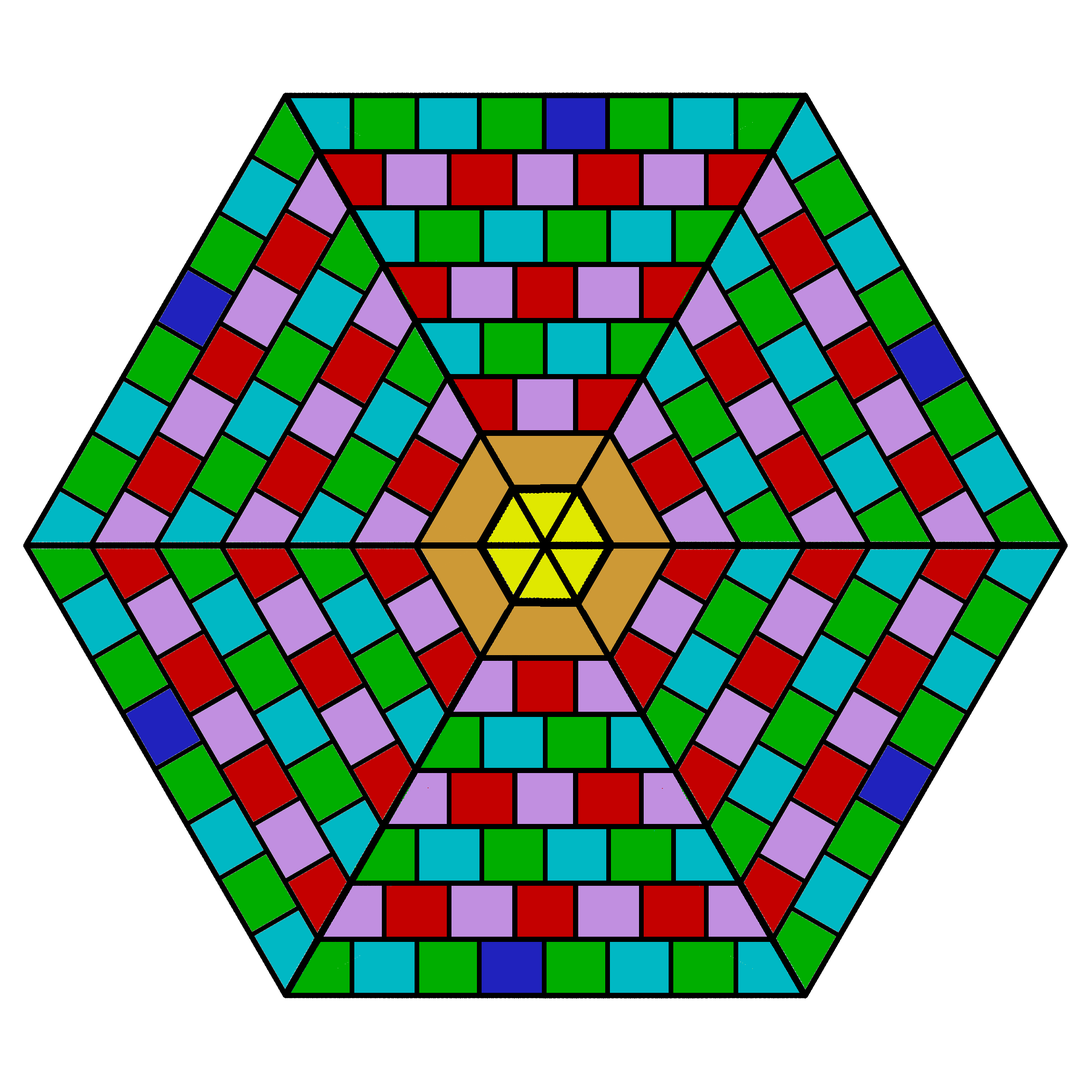
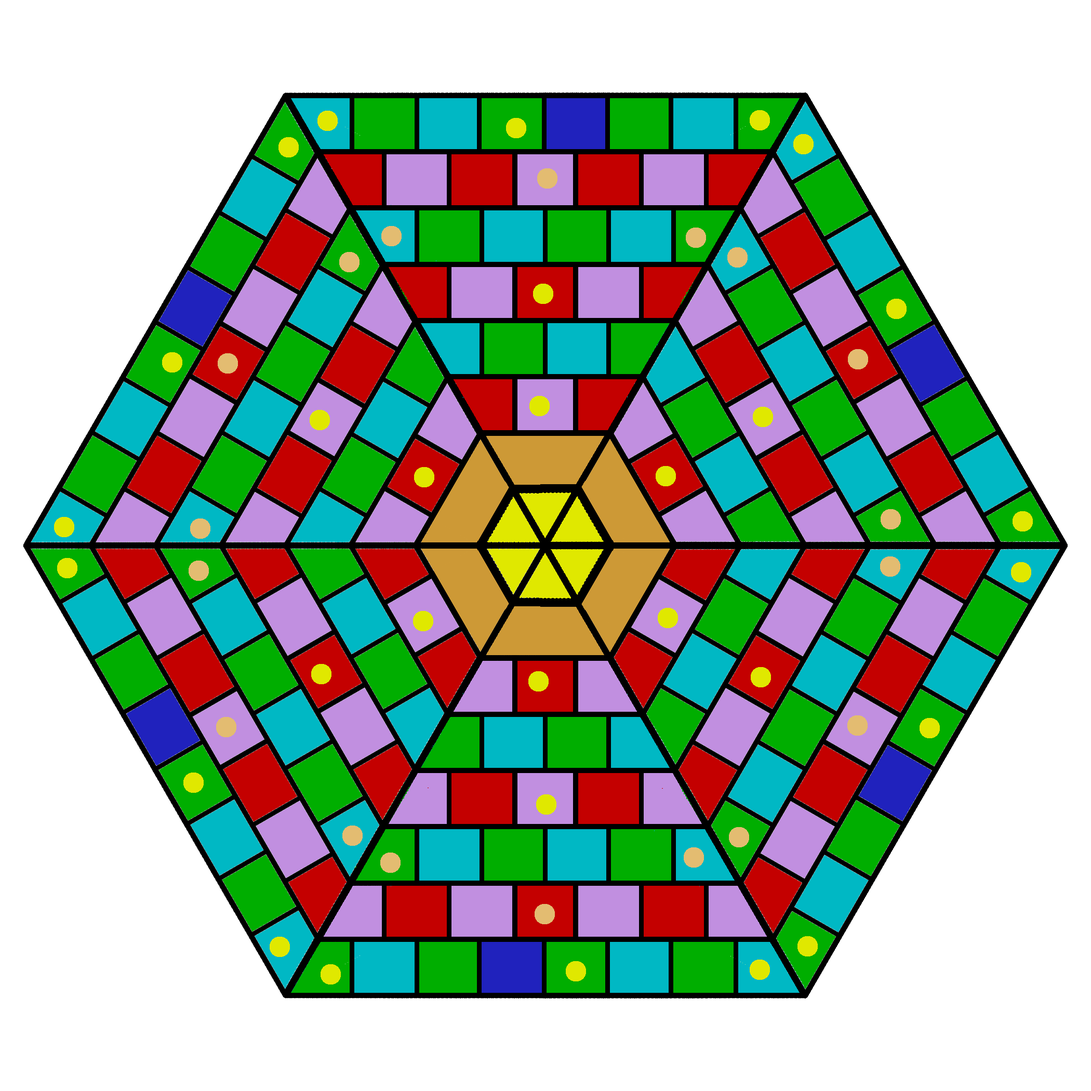
Layered file, before and after one edit (1091 x 1091). Changes by layer:
added layer "Dots" above "Conquer_Map_v2.png" over [54, 110, 1034, 985]
